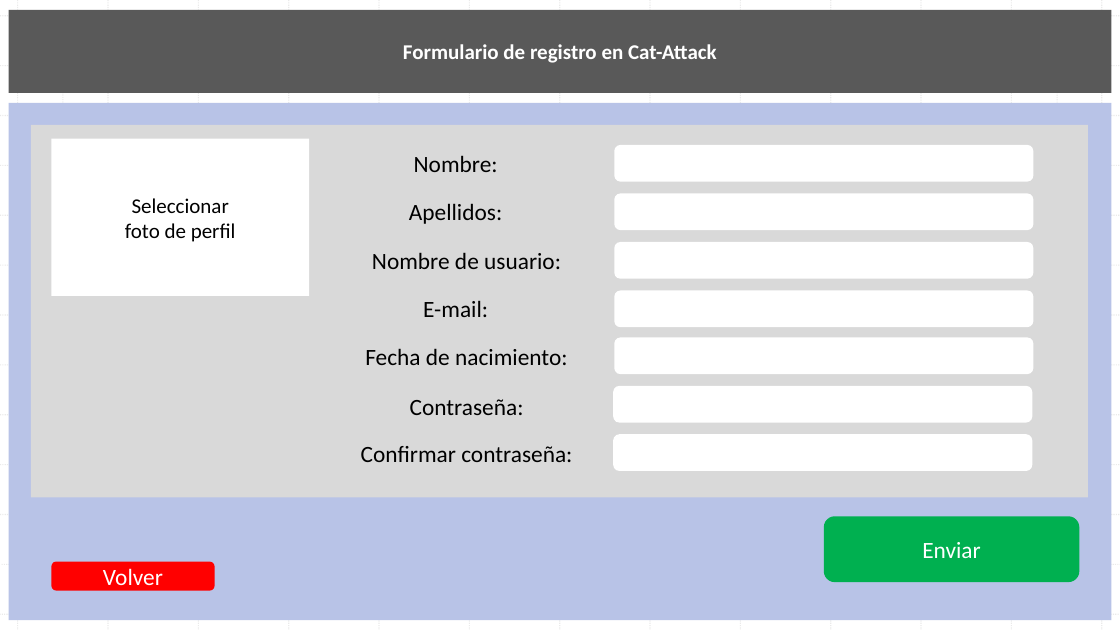
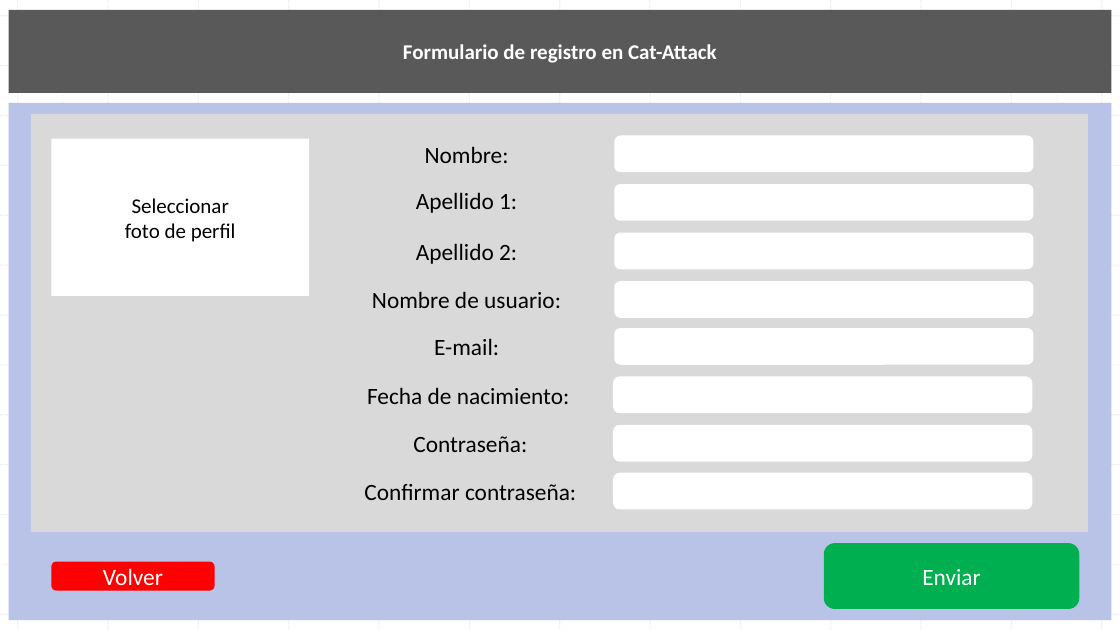
Before and after one commit to AndresIturria/Cat-Attack, a slide deck: slide 2 of Docs/wireframe cat-attack.pptx. Drawn at 1120x630 pixels with LibreOffice and Linux fonts; fonts in the diff are those of the drawing. Boxes give left, top, right and bottom in pixels: in the first picture for what was removed or moved away, otherwise in the second. Text is boxed around its words. In the diff, an @@ line names an element or a change of style, - is before the commit and + after.

```diff
--- a/Docs/wireframe cat-attack.pptx
+++ b/Docs/wireframe cat-attack.pptx
@@ rectangle resized from (x1=31, y1=125, x2=1088, y2=497) to (x1=31, y1=114, x2=1088, y2=533) @@
@@ text "Nombre:" moved from (x1=414, y1=155, x2=498, y2=172) to (x1=425, y1=146, x2=509, y2=163) @@
@@ text added at (x1=416, y1=192, x2=517, y2=213), 20 pt, text #000000 @@
+Apellido 1:
@@ text at (x1=416, y1=243, x2=517, y2=264): text changed @@
-Apellidos:
+Apellido 2:
@@ text "Nombre de usuario:" moved from (x1=372, y1=252, x2=561, y2=269) to (x1=372, y1=291, x2=561, y2=308) @@
@@ text "E-mail:" moved from (x1=423, y1=300, x2=488, y2=317) to (x1=434, y1=338, x2=499, y2=355) @@
@@ text "Fecha de nacimiento:" moved from (x1=365, y1=348, x2=568, y2=365) to (x1=367, y1=387, x2=570, y2=404) @@
@@ text "Contraseña:" moved from (x1=410, y1=399, x2=524, y2=415) to (x1=413, y1=436, x2=527, y2=452) @@
@@ 7 rounded rectangles moved together from (x1=613, y1=145, x2=1033, y2=471) to (x1=613, y1=135, x2=1033, y2=462) @@
@@ text "Confirmar contraseña:" moved from (x1=361, y1=446, x2=572, y2=462) to (x1=364, y1=484, x2=576, y2=500) @@
@@ rounded rectangle added at (x1=613, y1=473, x2=1033, y2=510), fill #FFFFFF @@
@@ rounded rectangle "Enviar" moved from (x1=824, y1=517, x2=1080, y2=582) to (x1=824, y1=544, x2=1080, y2=609) @@
```
Also in this commit, not shown: 1 other slide changed, 1 other file.
